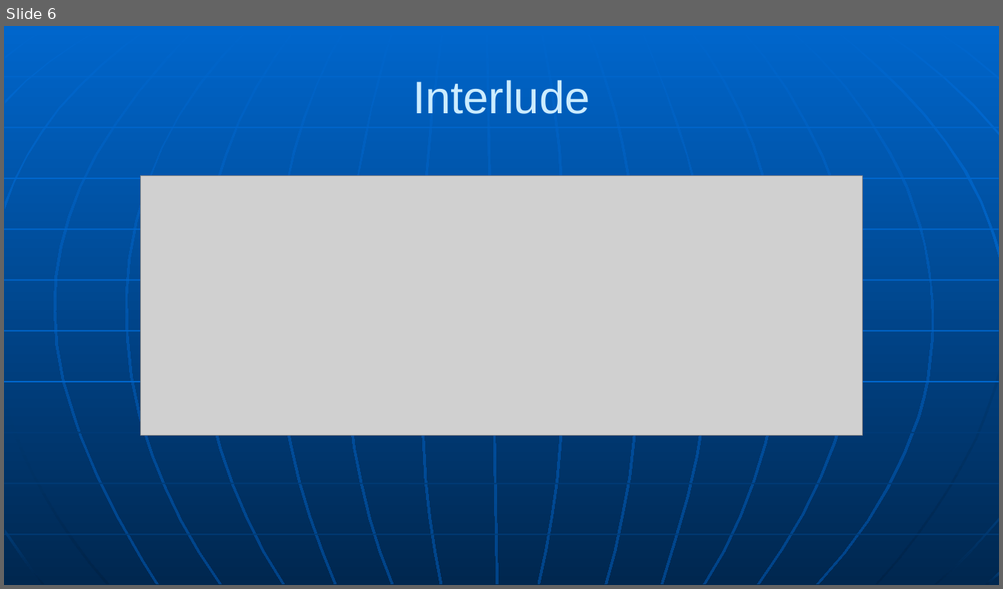
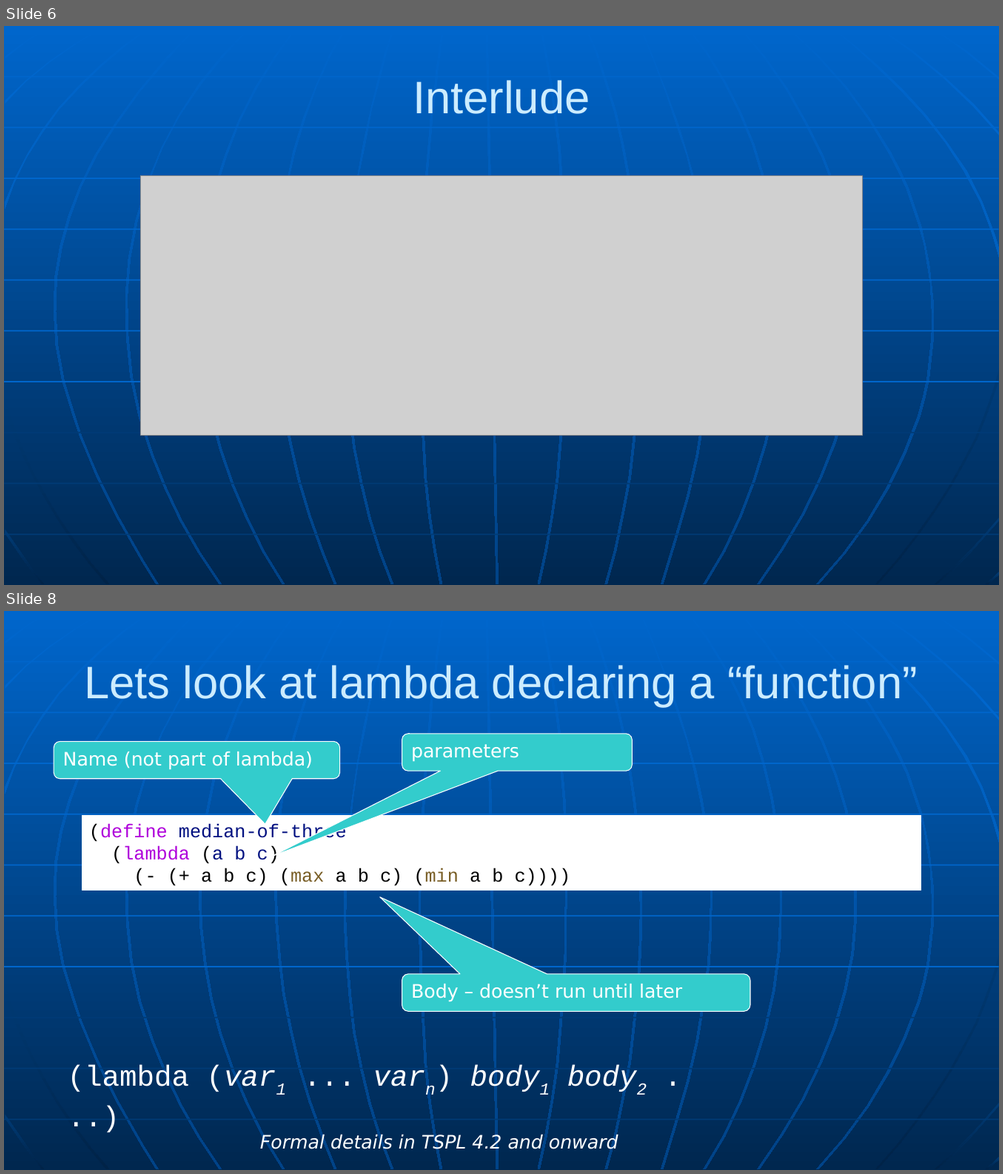
Before and after one commit to RHIT-CSSE/csse304, a slide deck: ClassMaterials/Lambda/Lambda.pptx. Shown one above the other, each under a label of ours: slide 6 before the commit, slides 6 and 8 after it; the slides between them are not shown. The pictures are 1003x589 and 1003x1174 pixels, drawn with LibreOffice and Linux fonts; fonts in the diff are those of the drawing; grey boxes stand for pictures. Boxes give left, top, right and bottom in pixels: in the first picture for what was removed or moved away, otherwise in the second. Text is boxed around its words. In the diff, an @@ line names an element or a change of style, - is before the commit and + after.

Commit message:
updating slides with more info on lambda

```diff
--- a/ClassMaterials/Lambda/Lambda.pptx
+++ b/ClassMaterials/Lambda/Lambda.pptx
@@ slide 8 added at (4,611,999,1170), background gradient #0066CC to #004488; not listed: 34 template elements that a slide beside it also shows @@
@@ title added at (84,665,917,706), 44 pt, text #CCECFF @@
+Lets look at lambda declaring a “function”
@@ rounded speech box added at (54,741,340,779), fill #33CCCC, outline #FFFFFF 0.75 pt, 18 pt, text #FFFFFF @@
+Name (not part of lambda)
@@ rounded speech box added at (401,734,632,772), fill #33CCCC, outline #FFFFFF 0.75 pt, 18 pt, text #FFFFFF @@
+parameters
@@ rectangle added at (82,815,921,891), fill #FFFFFF, 18 pt, text #000000 @@
+(define median-of-three
+(lambda (a b c)
+(- (+ a b c) (max a b c) (min a b c))))
@@ rounded speech box added at (401,974,750,1011), fill #33CCCC, outline #FFFFFF 0.75 pt, 18 pt, text #FFFFFF @@
+Body – doesn’t run until later
@@ text added at (68,1065,189,1094), 28 pt, text #FFFFFF, italic @@
+(lambda (var1 ... varn) body1 body2 ...)
@@ text added at (260,1133,618,1153), 18 pt, text #FFFFFF, italic @@
+Formal details in TSPL 4.2 and onward
```
Also in this commit, not shown: 5 slides changed, 1 other slide added, 1 slide removed.
